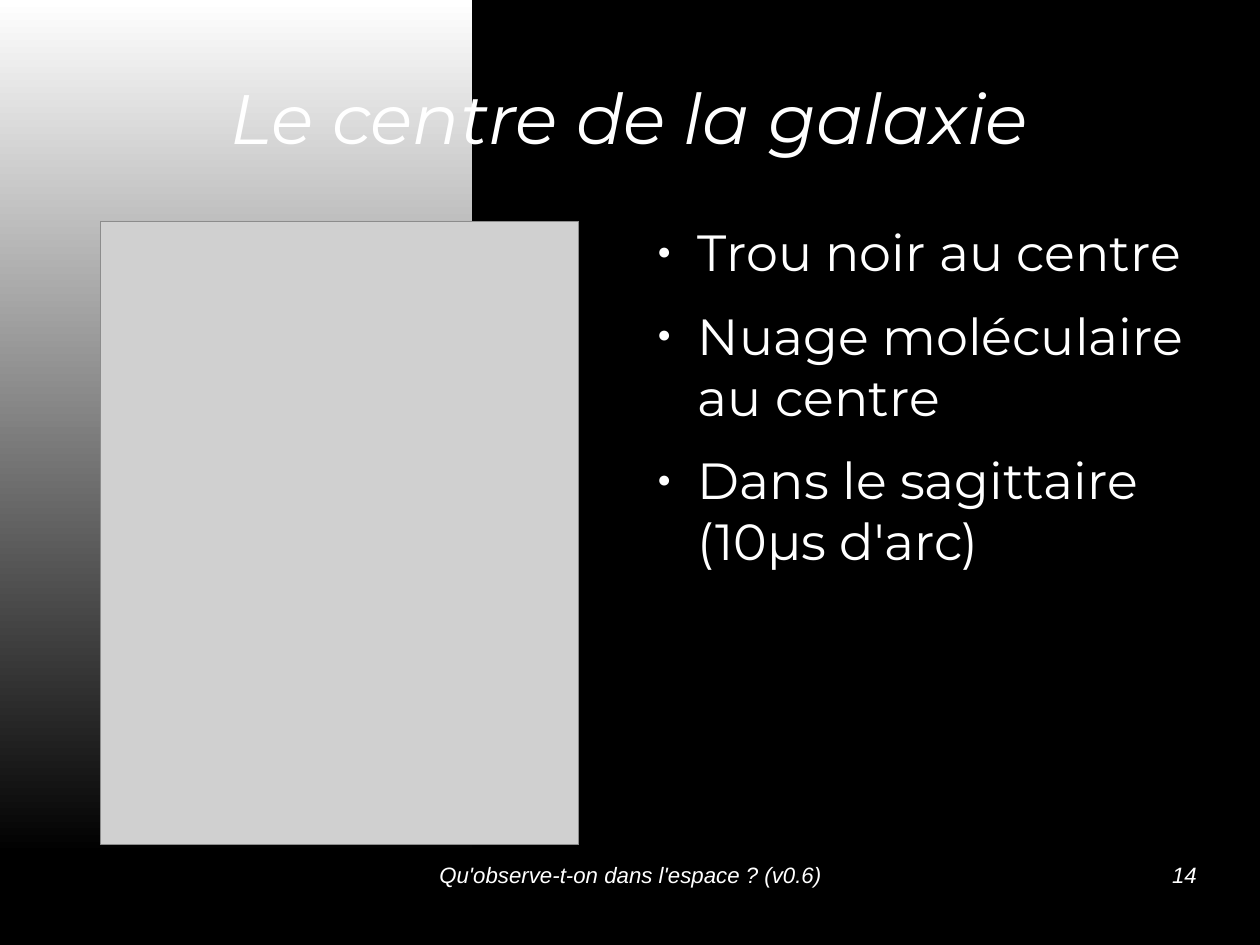
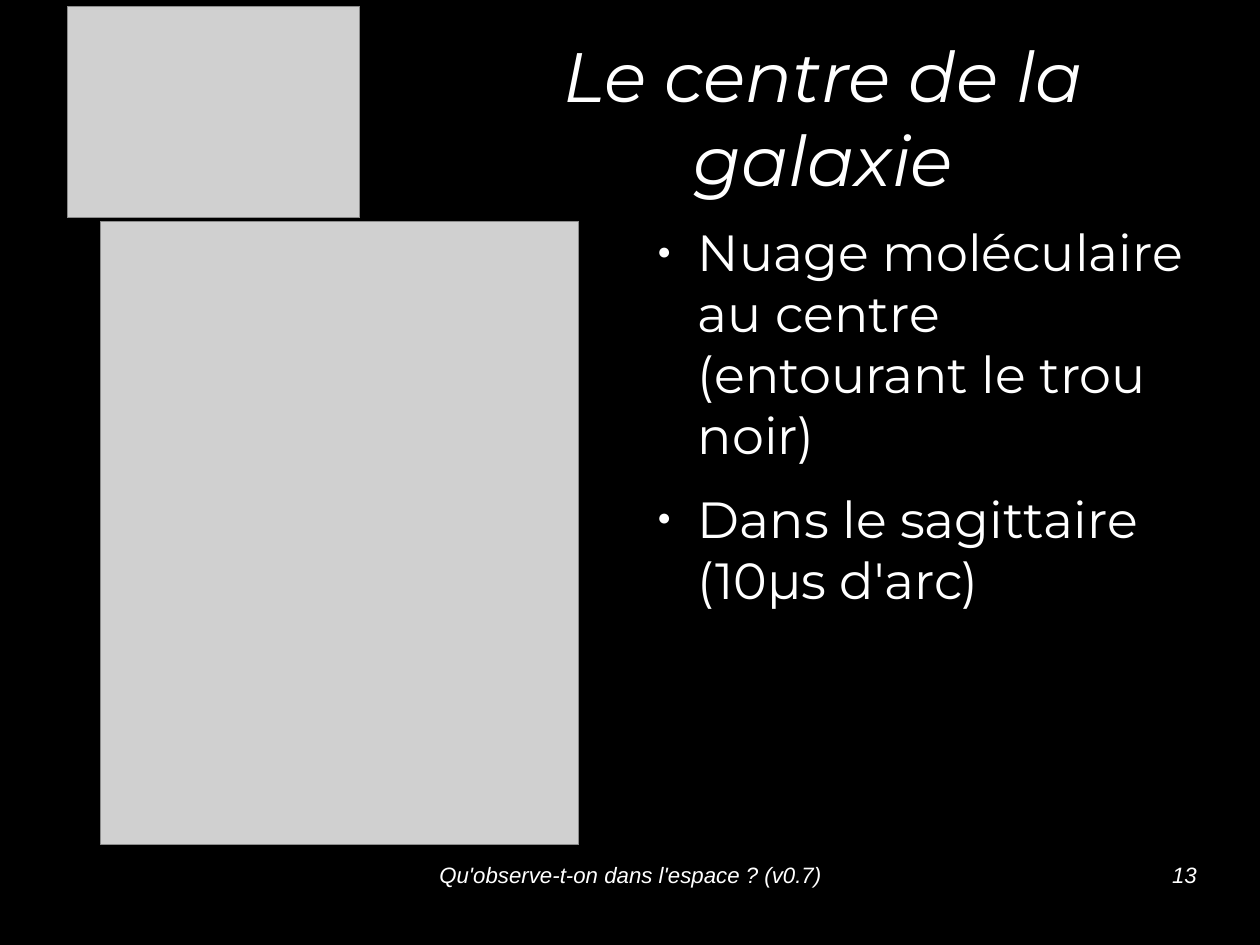
Before and after one commit to jcarnu/qf-astro, a slide deck: slide 13 of Ressources/Presentations/Qu_observe-t-on_dans_l_espace.odp (slide 14 before the commit). Drawn at 1260x945 pixels with LibreOffice and Linux fonts; fonts in the diff are those of the drawing; grey boxes stand for pictures; background and template pictures are left out. Boxes give left, top, right and bottom in pixels: in the first picture for what was removed or moved away, otherwise in the second. Text is boxed around its words. In the diff, an @@ line names an element or a change of style, - is before the commit and + after.

```diff
--- a/Ressources/Presentations/Qu_observe-t-on_dans_l_espace.odp
+++ b/Ressources/Presentations/Qu_observe-t-on_dans_l_espace.odp
@@ rectangle removed at bbox=[0, 0, 472, 855] @@
@@ picture added at bbox=[67, 7, 360, 218] @@
@@ title "Le centre de la galaxie" rewrapped from bbox=[231, 67, 1028, 163] to bbox=[564, 50, 1083, 200] @@
@@ text at bbox=[698, 233, 1183, 464]: text changed @@
-● Trou noir au centre
-● Nuage moléculaire au centre
+● Nuage moléculaire au centre (entourant le trou noir)
@@ text at bbox=[439, 867, 821, 888]: text changed @@
-Qu'observe-t-on dans l'espace ? (v0.6)
+Qu'observe-t-on dans l'espace ? (v0.7)
@@ page number at bbox=[1172, 867, 1197, 884]: text changed @@
-14
+13
```
Also in this commit, not shown: 14 other slides changed, 1 slide removed, 5 other files.
